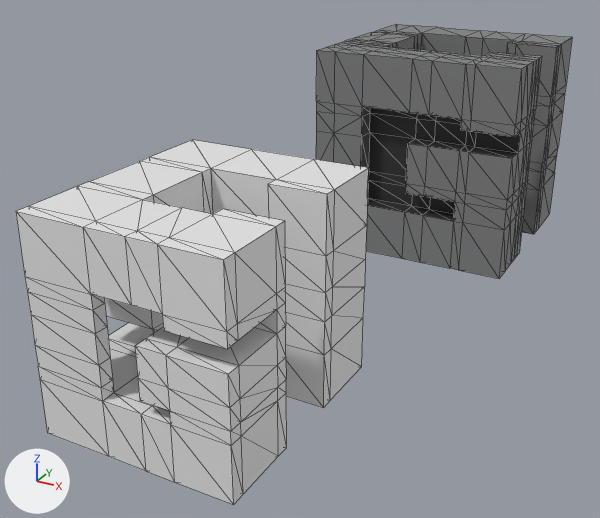
Renders of the glTF model Logo_3D_4.gltf from each side of a commit.
Rendered twice from a 50 mm camera at (2.82, -8.29, 2.39) aimed at (-0.34, -2.53, -0.49). The axes (+X, +Y, +Z) are drawn at lower left. The lights are the same throughout. Mesh edges are drawn as thin lines.
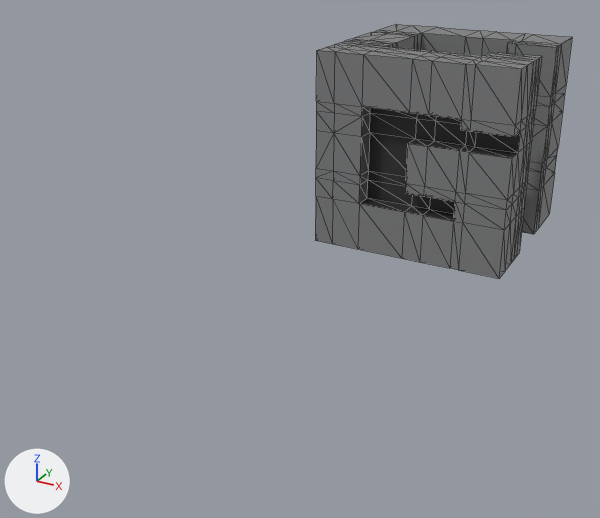
Diff of the bpy script that builds the scene:
```diff
--- a/Logo_3D_4.gltf.py
+++ b/Logo_3D_4.gltf.py
@@ ob_plane @@
-ob_plane = bpy.data.objects.new('Plane', me_plane_001)
-ob_plane.location = (5.335, -4.365, 0.0)
```

Changed parts and their boxes [x1, y1, x2, y2] in the pictures (600 x 518 px):
'Plane', deleted
    before: [16, 140, 369, 505]
